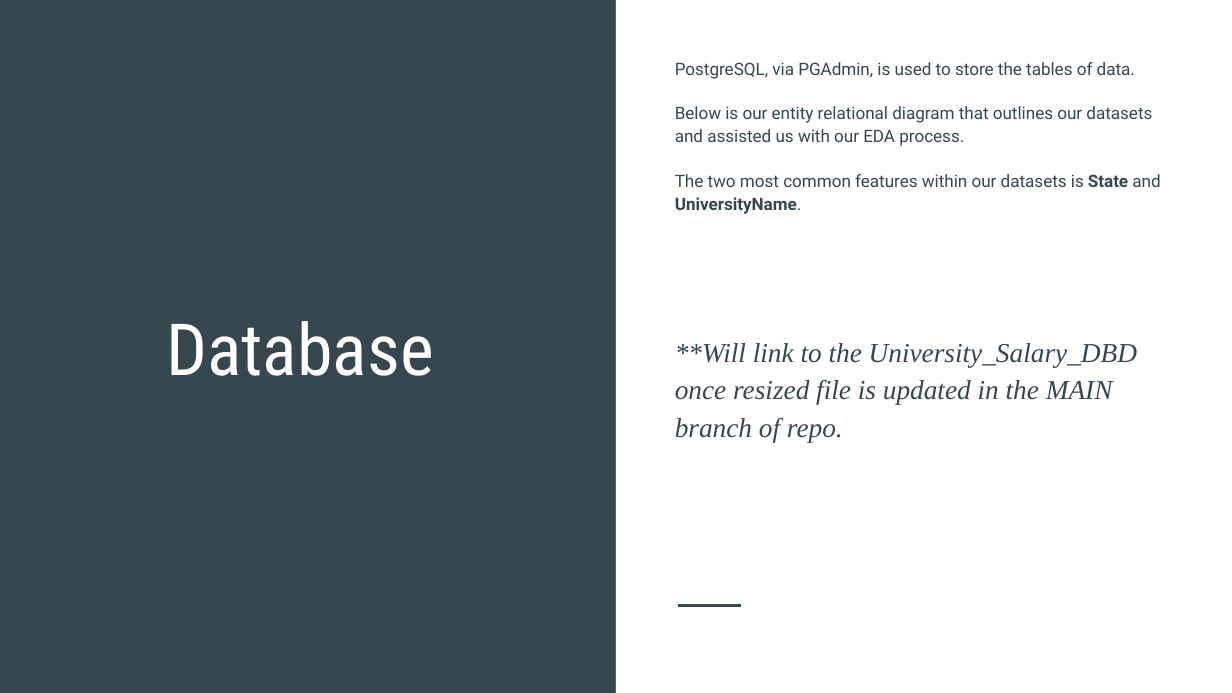
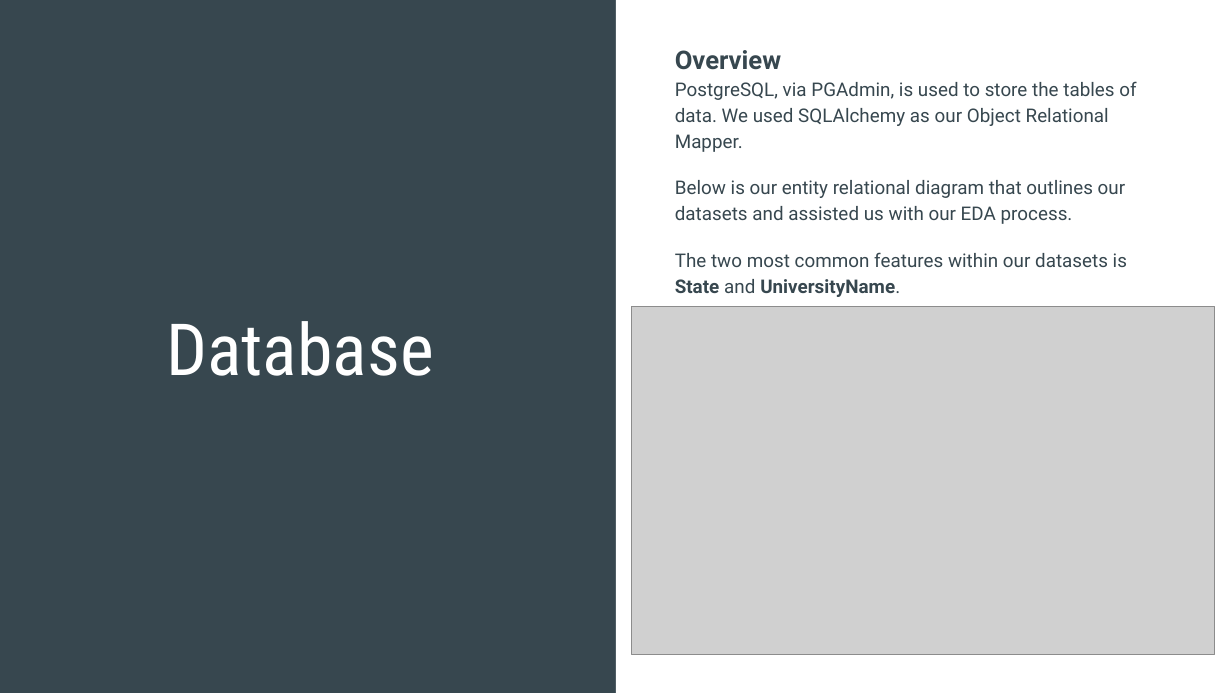
Before and after one commit to razon7/Group-Project, a slide deck: slide 8 of College_Costs_Career_Pay.pptx (slide 7 before the commit). Drawn at 1232x693 pixels with LibreOffice and Linux fonts; fonts in the diff are those of the drawing; grey boxes stand for pictures. Boxes give left, top, right and bottom in pixels: in the first picture for what was removed or moved away, otherwise in the second. Text is boxed around its words. In the diff, an @@ line names an element or a change of style, - is before the commit and + after.

```diff
--- a/College_Costs_Career_Pay.pptx
+++ b/College_Costs_Career_Pay.pptx
@@ text "Overview PostgreSQL, via PGAdmin, is ...": place and size @@
-text "Overview PostgreSQL, via PGAdmin, is ..." at [675, 62, 1160, 442]
+text "Overview PostgreSQL, via PGAdmin, is ..." at [675, 50, 1136, 297]
@@ text at [675, 50, 1136, 152]: text changed; size 10 to 11 pt @@
-PostgreSQL, via PGAdmin, is used to store the tables of data.
+Overview
+PostgreSQL, via PGAdmin, is used to store the tables of data. We used SQLAlchemy as our Object Relational Mapper.
@@ text at [675, 180, 1127, 297]: size 10 to 11 pt in "Below is our entity relational diagram that ...", "The two most common features within our ..." @@
@@ picture added at [632, 307, 1215, 655] @@
@@ text at [675, 343, 1137, 442]: paragraph removed @@
-**Will link to the University_Salary_DBD once resized file is updated in the MAIN branch of repo.
@@ line removed from (678, 606) to (740, 606) @@
```
Also in this commit, not shown: 2 other slides changed, 6 slides added, 3 slides removed, 1 other file.
